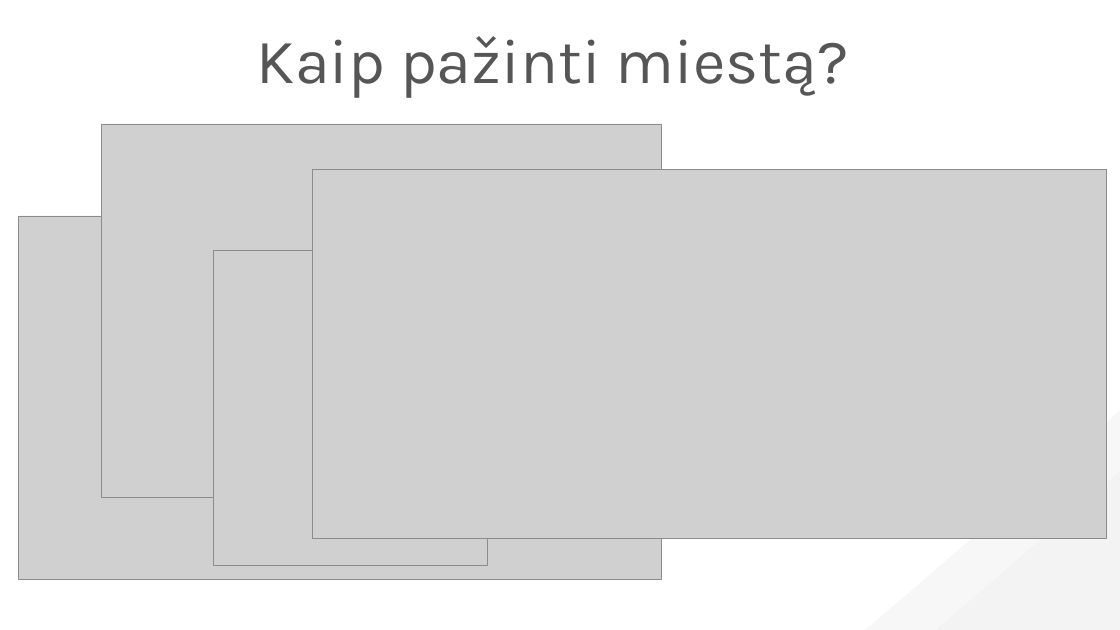
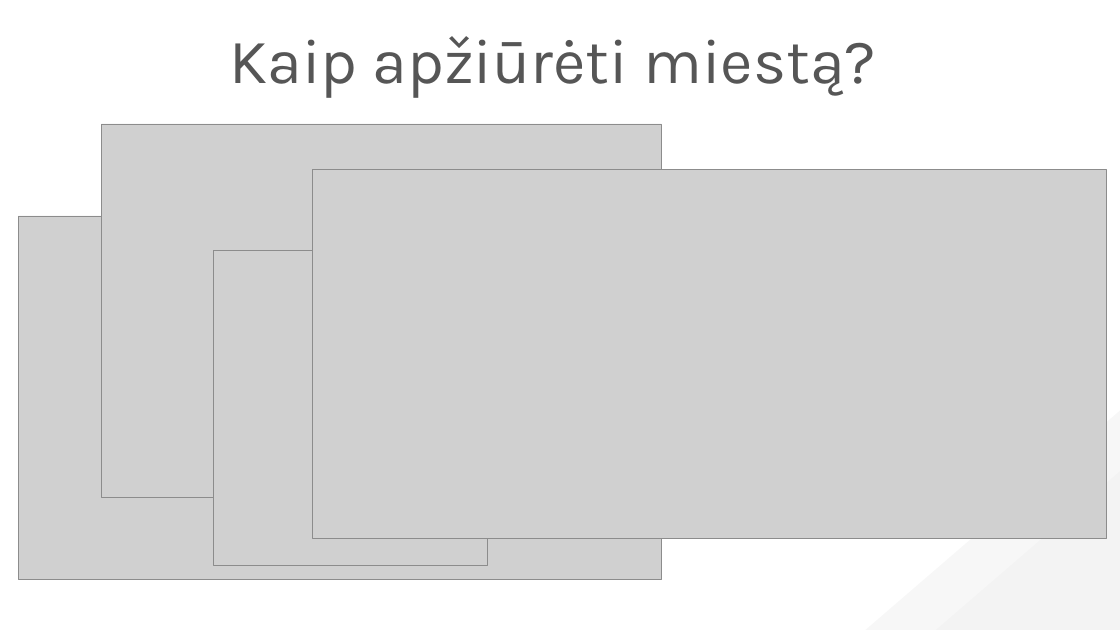
Before and after one commit to superhp/hack4vilnius2019, a slide deck: slide 2 of Hack4Vilnius2019.pptx. Drawn at 1120x630 pixels with LibreOffice and Linux fonts; fonts in the diff are those of the drawing; grey boxes stand for pictures. Boxes give left, top, right and bottom in pixels: in the first picture for what was removed or moved away, otherwise in the second. Text is boxed around its words. In the diff, an @@ line names an element or a change of style, - is before the commit and + after.

```diff
--- a/Hack4Vilnius2019.pptx
+++ b/Hack4Vilnius2019.pptx
@@ text at [229, 36, 876, 98]: text changed @@
-Kaip pažinti miestą?
+Kaip apžiūrėti miestą?
```
Also in this commit, not shown: 3 other slides changed, 2 slides added, 27 slides removed.
